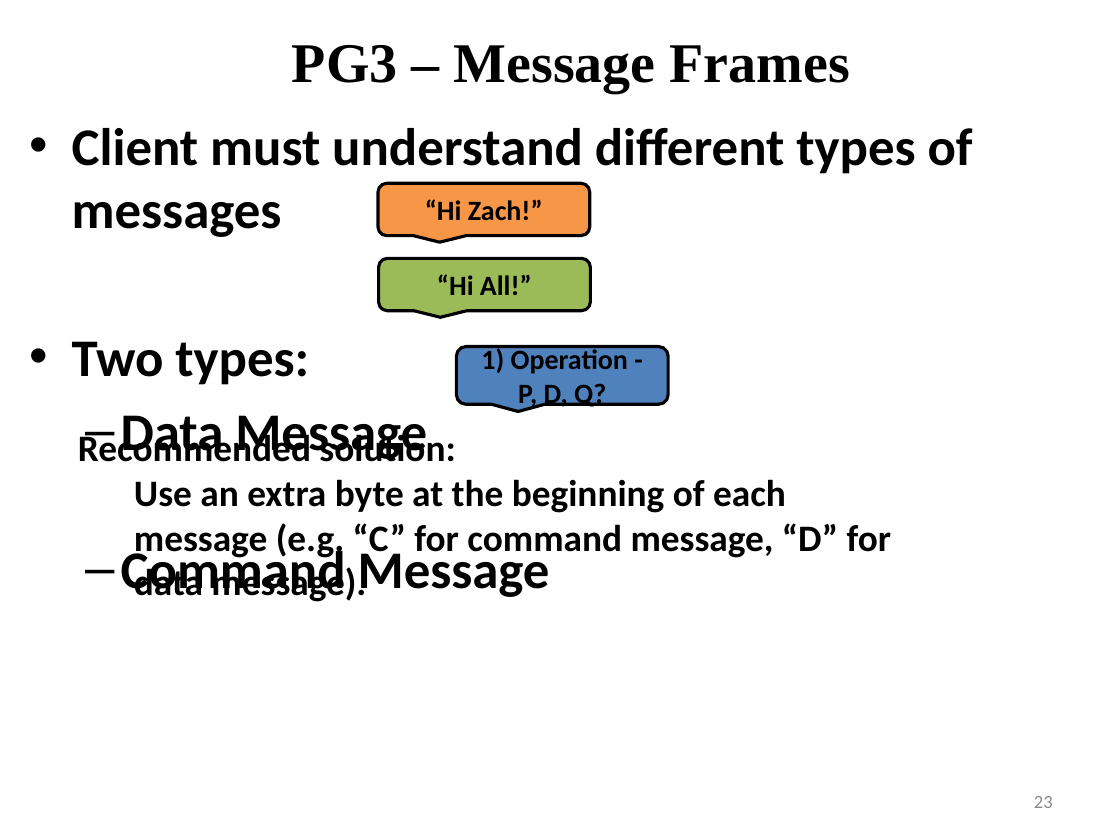
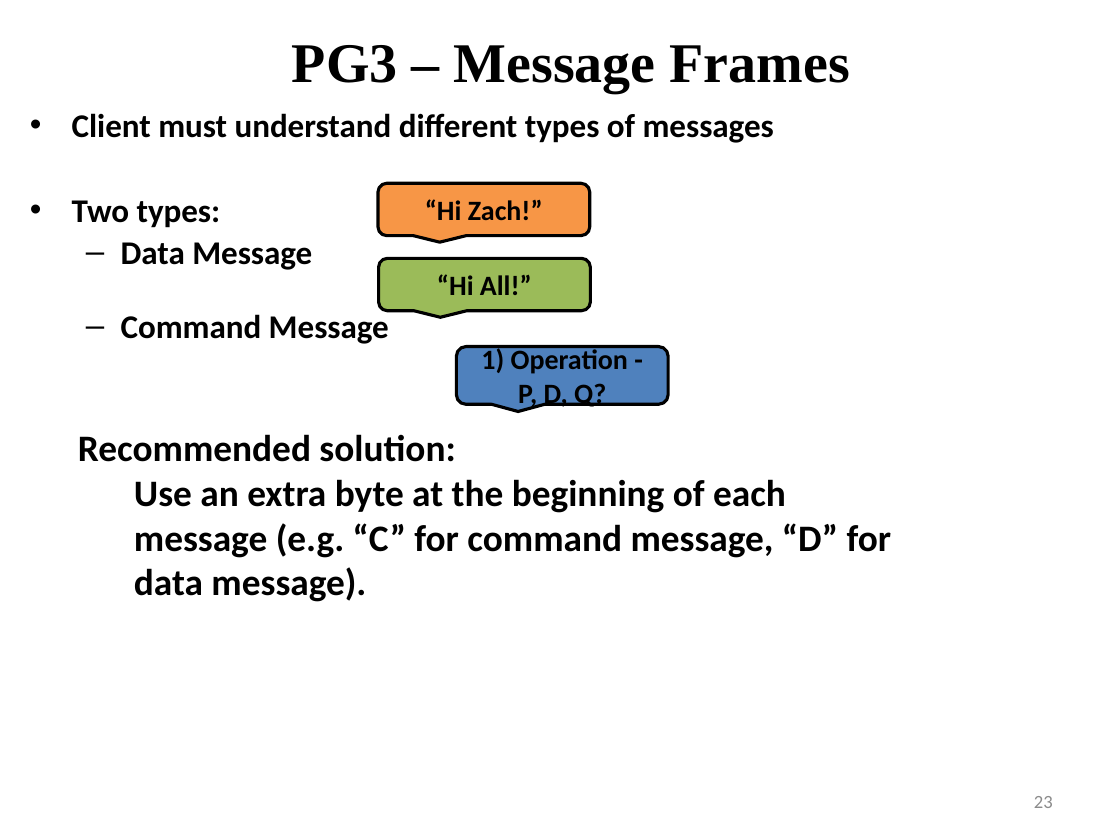
Before and after one commit to NathanRVance/pg3_tutorial, a slide deck: slide 23 of Tutorial 2_PG4.pptx. Drawn at 1120x840 pixels with LibreOffice and Linux fonts; fonts in the diff are those of the drawing. Boxes give left, top, right and bottom in pixels: in the first picture for what was removed or moved away, otherwise in the second. Text is boxed around its words. In the diff, an @@ line names an element or a change of style, - is before the commit and + after.

```diff
--- a/Tutorial 2_PG4.pptx
+++ b/Tutorial 2_PG4.pptx
@@ text "Client must understand different types ..." at bbox=[72, 113, 774, 344]: size 34 to 21.2 pt; line spacing 1 to 0.8 @@
```
Also in this commit, not shown: 12 other slides changed.
